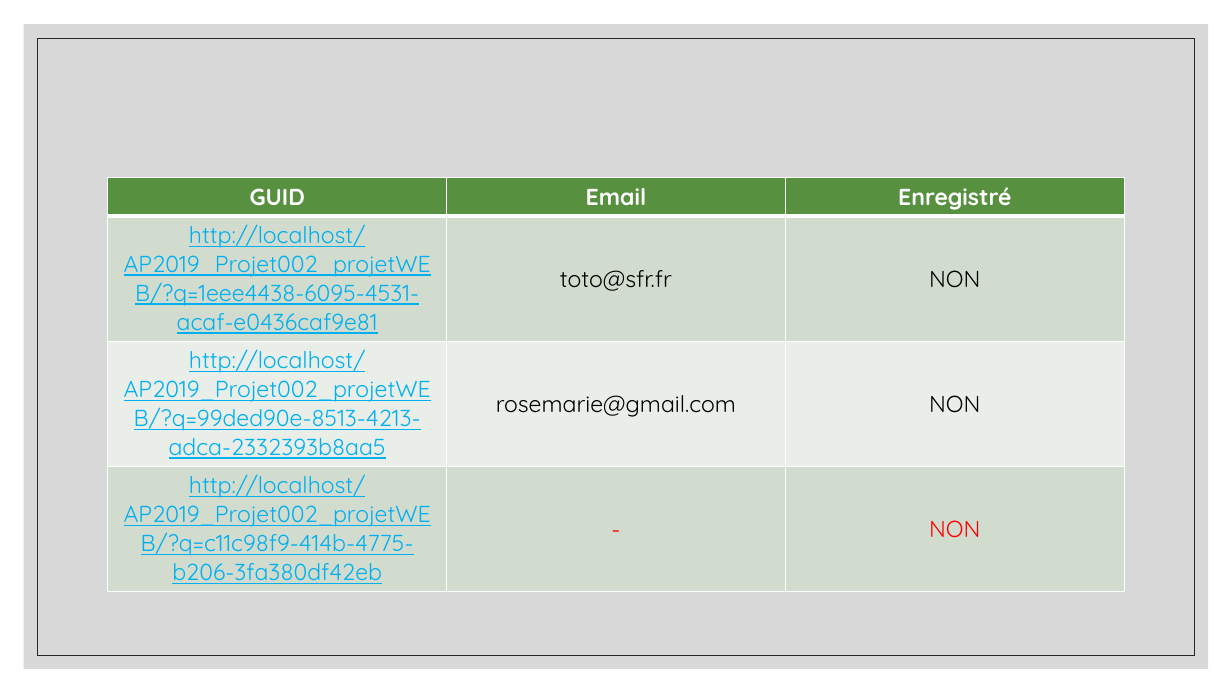
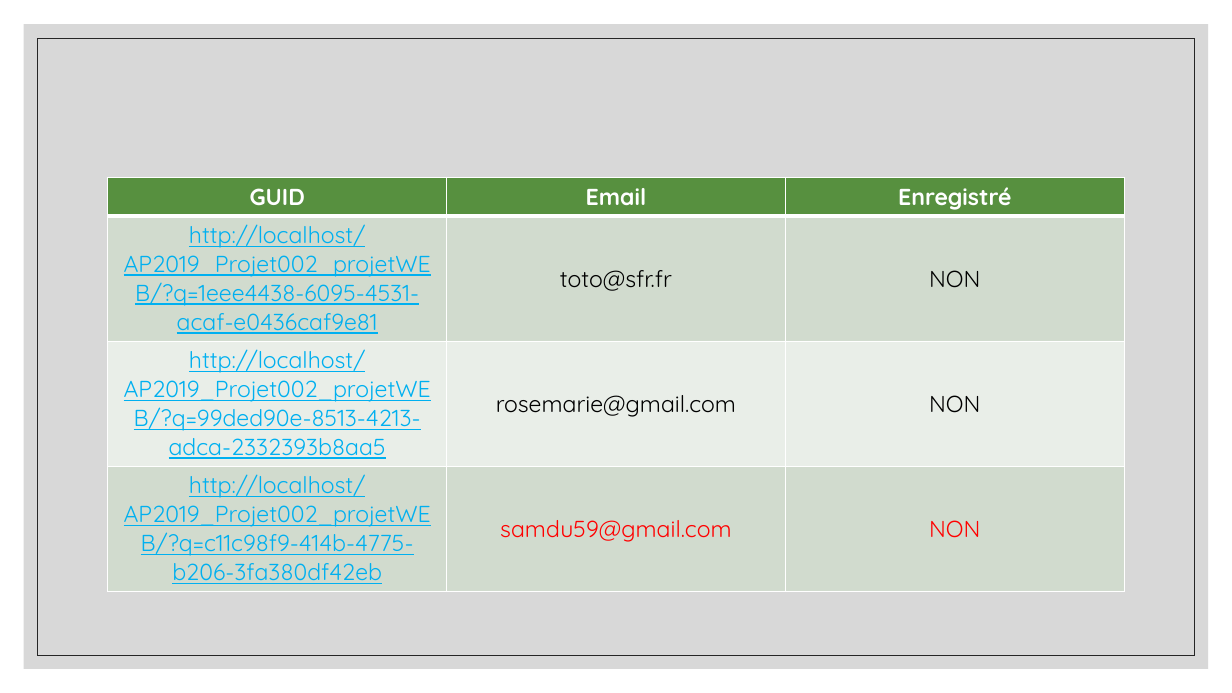
Before and after one commit to Tinquen59/AP2019_Projet002_projetWEB, a slide deck: slide 17 of plus/Formulaire_Connectlife.pptx (slide 18 before the commit). Drawn at 1232x693 pixels with LibreOffice and Linux fonts; fonts in the diff are those of the drawing; background and template pictures are left out. Boxes give left, top, right and bottom in pixels: in the first picture for what was removed or moved away, otherwise in the second. Text is boxed around its words. In the diff, an @@ line names an element or a change of style, - is before the commit and + after.

```diff
--- a/plus/Formulaire_Connectlife.pptx
+++ b/plus/Formulaire_Connectlife.pptx
@@ table at <box>108,177,1126,588</box> @@
-row 4, column 2: -
+row 4, column 2: samdu59@gmail.com
```
Also in this commit, not shown: 6 other slides changed, 1 slide added, 1 slide removed, 4 other files.
